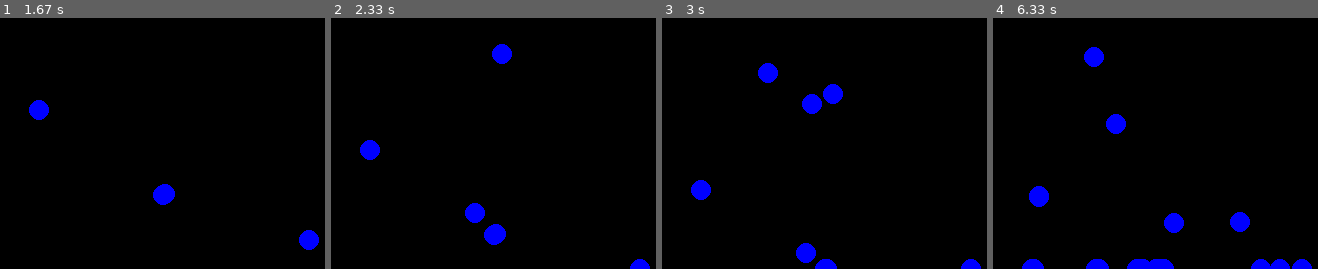
Above: before the commit, frames 1-4 (left to right).
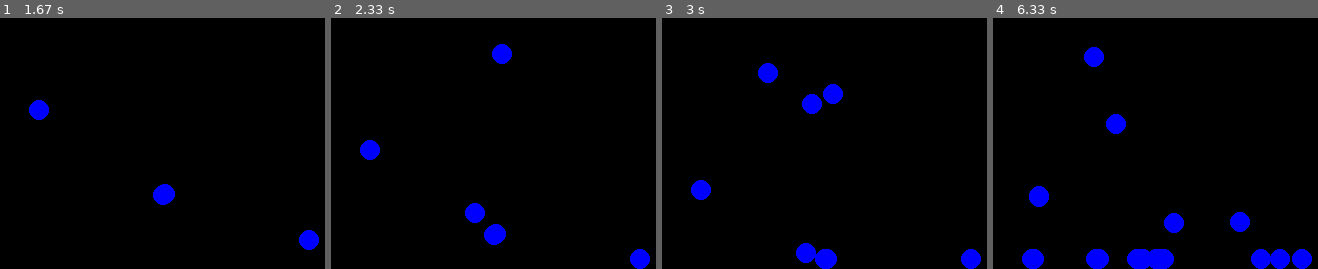
Above: after the commit, the same moments.

Repository: irina-turova/pygame-falling-circles
Game: pygame game, started from falling_balls.py
Same seed, same stepped clock (60 frames per second), same inputs: the game is played once before the commit and once after it.
Inputs (mouse positions are in pixels of both pictures, inside the frame that each line leads up to):
- Up to frame 1 (1.67 s): click (162, 118) at 0.38 s; click (165, 138) at 0.72 s; click (39, 73) at 1.05 s; click (308, 223) at 1.38 s
- Up to frame 2 (2.33 s): click (503, 18) at 1.72 s; click (474, 196) at 2.05 s
- Up to frame 3 (3 s): click (811, 68) at 2.38 s; click (769, 58) at 2.72 s
- Up to frame 4 (6.33 s): click (1259, 93) at 3.05 s; click (1279, 110) at 3.38 s; click (1240, 65) at 3.72 s; click (1038, 60) at 4.05 s; click (1175, 105) at 4.38 s; click (1038, 100) at 4.72 s; click (1097, 206) at 5.05 s; click (1035, 228) at 5.38 s; click (1093, 20) at 5.72 s; click (1116, 108) at 6.05 s

Frame 1 is identical in both runs. In frame 2, 0.3% of the frame differs, in the area x 92-99%, y 92-100%; in frame 3, 0.6%; in frame 4, 2.1%, in the area x 8-99%, y 92-100%.

Commit message:
Fix fallen circles position

Diff:
--- a/falling_balls.py
+++ b/falling_balls.py
@@ -7,23 +7,28 @@
 
 
 circle_color = (0, 0, 255)
+circle_radius = 10
 active_circles_positions = set()
 
 
 def draw_active_circles():
     for pos in active_circles_positions:
-        pygame.draw.circle(screen, circle_color, pos, 10)
+        pygame.draw.circle(screen, circle_color, pos, circle_radius)
 
 
 def process_circles_positions():
+
+    def is_fallen(pos):
+        return pos[1] >= height - circle_radius
+
     global active_circles_positions
     active_circles_positions = set(map(lambda p: (p[0], p[1] + 1), active_circles_positions))
 
     for pos in active_circles_positions:
-        if pos[1] >= height:
-            pygame.draw.circle(baked_screen, circle_color, pos, 10)
+        if is_fallen(pos):
+            pygame.draw.circle(baked_screen, circle_color, pos, circle_radius)
 
-    active_circles_positions = set(filter(lambda p: p[1] < height, active_circles_positions))
+    active_circles_positions = set(filter(lambda p: not is_fallen(p), active_circles_positions))
 
 
 is_running = True
